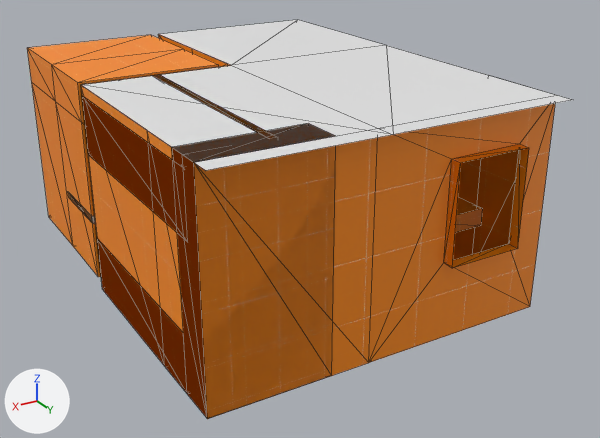
Before and after pictures for a commit that changed the glTF model assets/scenes/room/model/room.glb.
Rendered twice from a camera (50 mm lens) standing at (19.1, 38.8, 20.8) and looking at (-2.1, 3.5, 3.1). The lights are fixed; the arrows at lower left show +X, +Y and +Z. Mesh edges are drawn as thin lines. Where no turn or scale is listed for an object, it has been applied to the vertices. Vertices at the same position are counted once.

Objects in the first picture: 'Bed', 'Ceiling', 'Cube.003', 'Cupboard', 'Desk-col', 'Room-col', 'Room-col.001', 'Wall'.
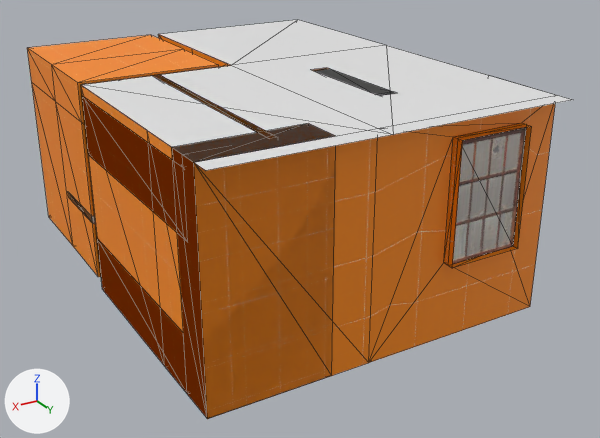
What changed in the scene script:
```text
Add img_window_industrial:
    img_window_industrial = load_image('window_industrial', '_unpacked/window_industrial', 63, 106, 'sRGB')
Add mat_white:
    mat_white = principled_material('white')
    mat_white.base_color = (1.0, 1.0, 1.0)  # white #ffffff
Add mat_window:
    mat_window = principled_material('window')
    mat_window.texture = img_window_industrial
Change me_plane:
    where me_plane.from_pydata(...)  # 30 vertices, 42 faces; spans x -10.0..8.0, y -10.0..13.6, z 0.0..11.0
    used by ob_room_col_001; location = (0.0, 0.0, 0.0)
    before: 24 (-4.0, 13.0, 9.0) at pixel (451, 158), 25 (-8.0, 13.0, 9.0) at pixel (519, 143), 28 (-4.0, 13.6, 9.0) at pixel (460, 162), 29 (-8.0, 13.6, 9.0) at pixel (529, 147)
    me_plane part 1
    add for i in [24, 25, 28, 29]: me_plane.vertices[i].co += Vector((0.0, 0.0, 1.0))
Add me_cube:
    me_cube.from_pydata(...)  # 16 vertices, 28 faces; spans x -0.8..0.2, y -3.0..3.0, z 10.5..10.9
    # faces by material slot: [10, 18]
    me_cube.materials.append(mat_white)  # white #ffffff
    me_cube.materials.append(mat_dev)  # picture img_texture_02
Add me_plane_007:
    me_plane_007.from_pydata(...)  # 4 vertices, 2 faces; spans x -2.0..2.0, y -0.7, z -1.0..5.0
    me_plane_007.materials.append(mat_window)  # picture img_window_industrial
Add ob_cube:
    ob_cube = bpy.data.objects.new('Cube', me_cube)
    ob_cube.location = (-3.2, 6.0, 0.1)
Add ob_plane_001:
    ob_plane_001 = bpy.data.objects.new('Plane.001', me_plane_007)
    ob_plane_001.location = (-6.0, 14.0, 5.0)
```

Changed parts and their boxes (x1, y1, x2, y2) in the pictures (600 x 438 px; the box of a moved part takes in the faces that stretch with it):
'Plane.001', added
    after: (453, 127, 527, 264)
'Cube', added
    after: (312, 68, 396, 96)
    faces in mat_white (white #ffffff): (315, 69, 396, 96)
part 1 of me_plane, moved or reshaped
    both: (369, 104, 553, 362)
'Cupboard', unchanged, covered by the edit
    before: (82, 95, 187, 240)
    after: (82, 95, 187, 237)
'Bed', unchanged, covered by the edit
    before: (97, 238, 187, 393)
    after: (97, 238, 187, 392)
